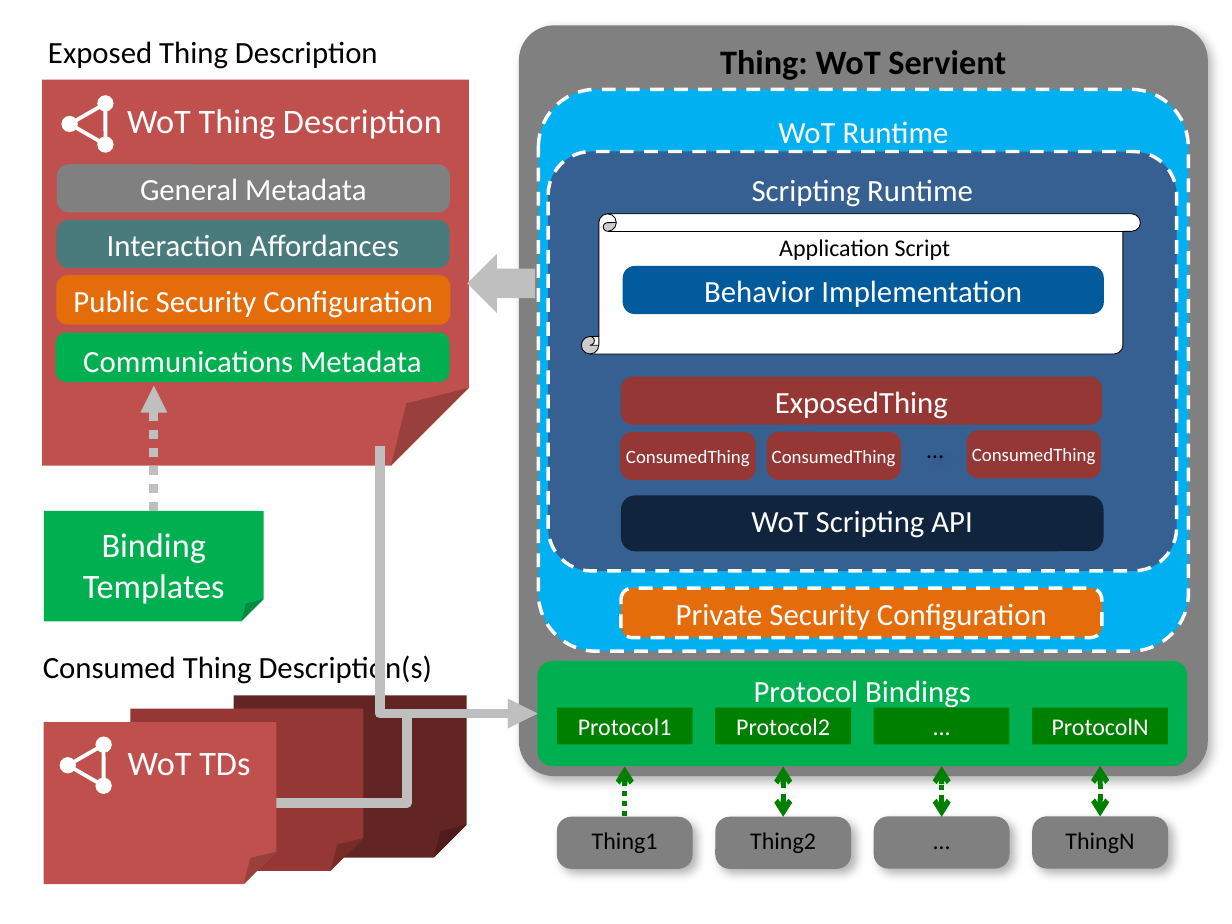
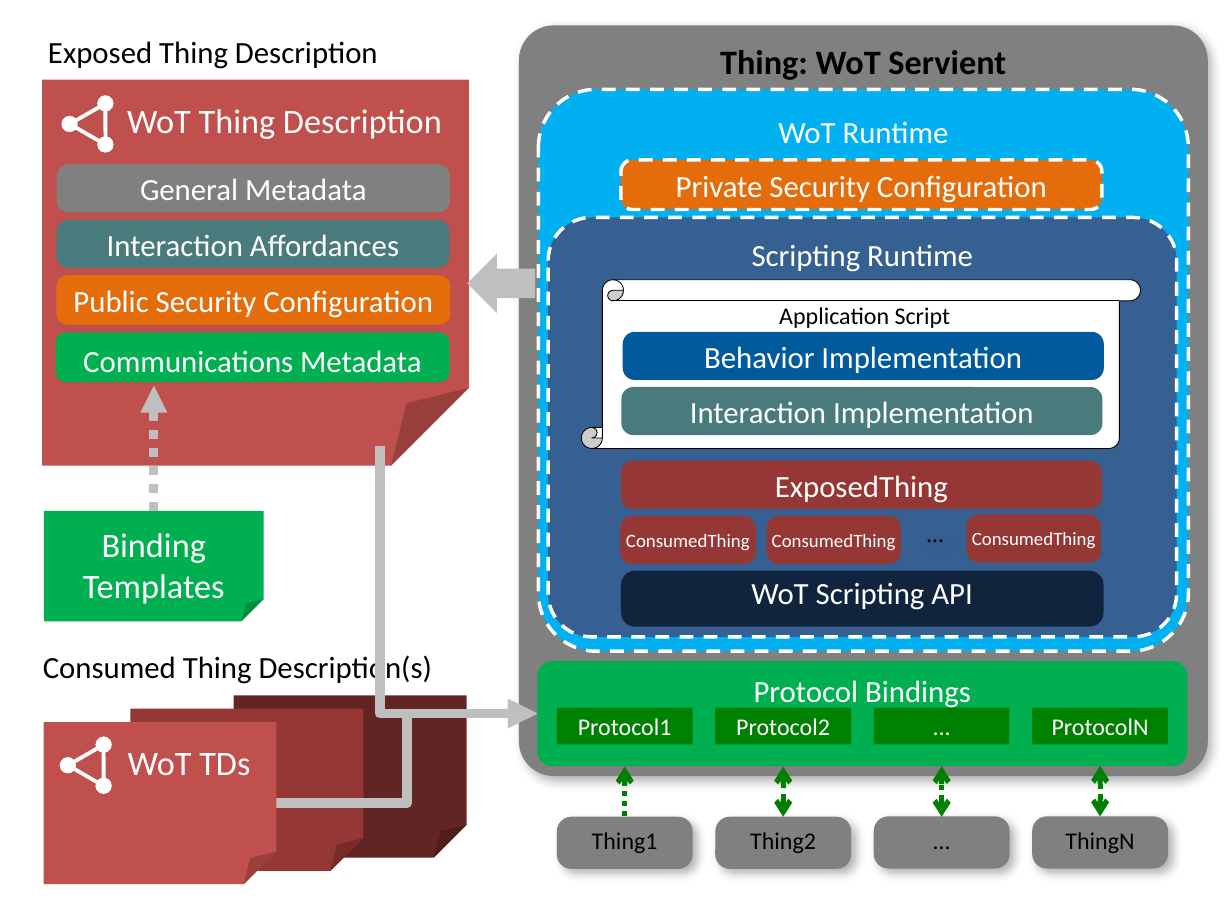
Before and after one commit to w3c/wot-architecture, a slide deck: slide 9 of images/wot-architecture-figures-new2.pptx. Drawn at 1232x924 pixels with LibreOffice and Linux fonts; fonts in the diff are those of the drawing. Boxes give left, top, right and bottom in pixels: in the first picture for what was removed or moved away, otherwise in the second. Text is boxed around its words. In the diff, an @@ line names an element or a change of style, - is before the commit and + after.

```diff
--- a/images/wot-architecture-figures-new2.pptx
+++ b/images/wot-architecture-figures-new2.pptx
@@ rounded rectangle "Private Security Configuration": place and size @@
-rounded rectangle "Private Security Configuration" at box(621, 588, 1101, 637)
+rounded rectangle "Private Security Configuration" at box(621, 160, 1101, 209)
@@ vertical scroll: place and size @@
-vertical scroll at box(582, 214, 1141, 355)
+vertical scroll at box(582, 280, 1141, 448)
@@ 2 rounded rectangles, 1 text: place and size @@
-2 rounded rectangles, 1 text at box(548, 152, 1177, 570)
+2 rounded rectangles, 1 text at box(548, 218, 1177, 637)
@@ rounded rectangle added at box(621, 387, 1103, 435), fill #4A7B7C, 18 pt, text #FFFFFF @@
+Interaction Implementation
@@ 4 rounded rectangles, 1 text: place and size @@
-4 rounded rectangles, 1 text at box(620, 377, 1103, 480)
+4 rounded rectangles, 1 text at box(620, 461, 1103, 564)
@@ rounded rectangle "WoT Scripting API": place and size @@
-rounded rectangle "WoT Scripting API" at box(621, 495, 1104, 551)
+rounded rectangle "WoT Scripting API" at box(621, 570, 1104, 626)
@@ rounded rectangle "WoT Scripting API" at box(621, 570, 1104, 626): vertical alignment middle to bottom @@
```
Also in this commit, not shown: 8 other slides changed.
